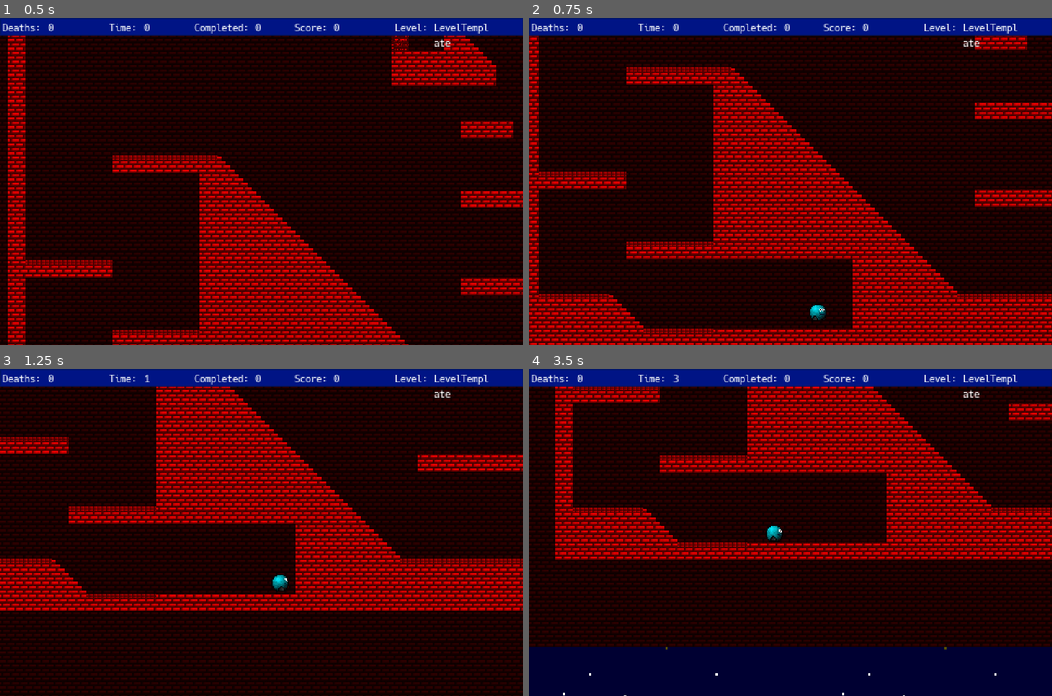
Above: before the commit, frames 1-4 (two rows, left to right).
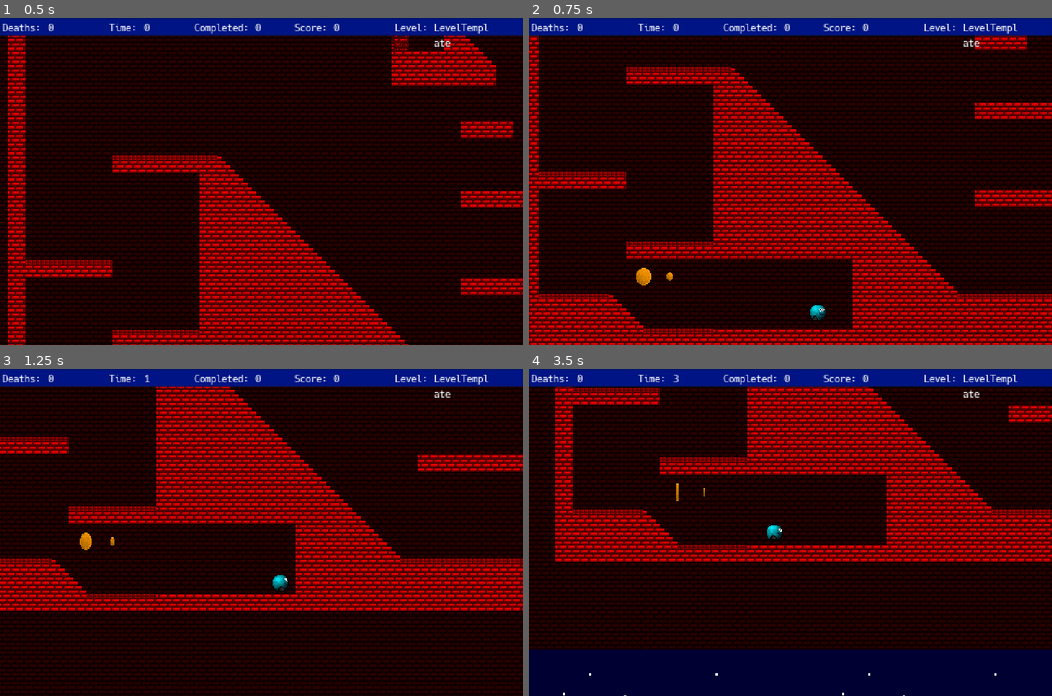
Above: after the commit, the same moments.

Repository: BadMojo91/ClassicPlatformer
Game: Godot game, scene res://prefabs/main_game.tscn
Same seed, same stepped clock (60 frames per second), same inputs: the game is played once before the commit and once after it.
Inputs:
- Up to frame 1 (0.5 s): no input
- Up to frame 2 (0.75 s): hold D (move_right) from 0.53 s (still down)
- Up to frame 3 (1.25 s): keep holding D (move_right); tap Space (jump) at 0.77 s
- Up to frame 4 (3.5 s): tap Space (jump) at 1.52, 3.02 s; release D (move_right) at 2.03 s; hold A (move_left) 2.03-2.78 s; hold D (move_right) from 2.78 s (still down)

Frame 1 is identical in both runs. In frame 2, 0.1% of the frame differs, in the area x 20-28%, y 76-82%; in frame 3, 0.1%; in frame 4, 51%, in the area x 0-100%, y 5-86%.

Commit message:
item pickup sprite changes on play but not in editor via script

Diff:
--- a/animations/items/Coins_Small.tres
+++ b/animations/items/Coins_Small.tres
@@ -26,6 +26,6 @@
 animations = [ {
 "frames": [ SubResource( 1 ), SubResource( 2 ), SubResource( 3 ), SubResource( 4 ), SubResource( 5 ), SubResource( 4 ), SubResource( 3 ), SubResource( 2 ) ],
 "loop": true,
-"name": "coin_spin",
+"name": "default",
 "speed": 5.0
 } ]
--- a/levels/Level4.tscn
+++ b/levels/Level4.tscn
@@ -1,11 +1,13 @@
-[gd_scene load_steps=7 format=2]
+[gd_scene load_steps=9 format=2]
 
 [ext_resource path="res://prefabs/ItemPickup.tscn" type="PackedScene" id=1]
 [ext_resource path="res://levels/LevelTemplate.tscn" type="PackedScene" id=2]
 [ext_resource path="res://prefabs/LevelExit.tscn" type="PackedScene" id=3]
 [ext_resource path="res://prefabs/PlayerSpawn.tscn" type="PackedScene" id=4]
 [ext_resource path="res://tilemaps/TileMap_Level1.tres" type="TileSet" id=5]
+[ext_resource path="res://animations/items/Coins_Large.tres" type="SpriteFrames" id=6]
 [ext_resource path="res://materials/mat_backdrop.tres" type="Material" id=7]
+[ext_resource path="res://animations/items/Coins_Small.tres" type="SpriteFrames" id=8]
 
 [node name="LevelTemplate" type="Node2D"]
 
@@ -66,4 +68,20 @@
 position = Vector2( 89, 529 )
 
 [node name="ItemPickup" parent="." instance=ExtResource( 1 )]
-position = Vector2( 306, 216 )
+position = Vector2( 314, 248 )
+score = 100
+sprite_frames = ExtResource( 6 )
+
+[node name="ItemPickup2" parent="." instance=ExtResource( 1 )]
+position = Vector2( 745, 544 )
+score = 100
+
+[node name="ItemPickup3" parent="." instance=ExtResource( 1 )]
+position = Vector2( -40, 512 )
+score = 50
+sprite_frames = ExtResource( 8 )
+
+[node name="ItemPickup4" parent="." instance=ExtResource( 1 )]
+position = Vector2( -64, 512 )
+score = 100
+sprite_frames = ExtResource( 6 )
--- a/prefabs/ItemPickup.tscn
+++ b/prefabs/ItemPickup.tscn
@@ -1,50 +1,20 @@
-[gd_scene load_steps=11 format=2]
+[gd_scene load_steps=4 format=2]
 
-[ext_resource path="res://assets/CoinDetailed.png" type="Texture" id=1]
 [ext_resource path="res://src/actors/ItemPickup.gd" type="Script" id=2]
 [ext_resource path="res://animations/items/Coins_Small.tres" type="SpriteFrames" id=3]
 
 [sub_resource type="CircleShape2D" id=1]
 
-[sub_resource type="AtlasTexture" id=2]
-atlas = ExtResource( 1 )
-region = Rect2( 0, 0, 16, 16 )
-
-[sub_resource type="AtlasTexture" id=3]
-atlas = ExtResource( 1 )
-region = Rect2( 16, 0, 16, 16 )
-
-[sub_resource type="AtlasTexture" id=4]
-atlas = ExtResource( 1 )
-region = Rect2( 32, 0, 16, 16 )
-
-[sub_resource type="AtlasTexture" id=5]
-atlas = ExtResource( 1 )
-region = Rect2( 48, 0, 16, 16 )
-
-[sub_resource type="AtlasTexture" id=6]
-atlas = ExtResource( 1 )
-region = Rect2( 64, 0, 16, 16 )
-
-[sub_resource type="SpriteFrames" id=7]
-animations = [ {
-"frames": [ SubResource( 2 ), SubResource( 3 ), SubResource( 4 ), SubResource( 5 ), SubResource( 6 ), SubResource( 5 ), SubResource( 4 ), SubResource( 3 ) ],
-"loop": true,
-"name": "default",
-"speed": 5.0
-} ]
-
 [node name="ItemPickup" type="Area2D"]
 script = ExtResource( 2 )
-sprite_frames = ExtResource( 3 )
+
+[node name="AnimatedSprite" type="AnimatedSprite" parent="."]
+frames = ExtResource( 3 )
+frame = 2
+speed_scale = 2.0
+playing = true
 
 [node name="CollisionShape2D" type="CollisionShape2D" parent="."]
 shape = SubResource( 1 )
 
-[node name="AnimatedSprite" type="AnimatedSprite" parent="CollisionShape2D"]
-frames = SubResource( 7 )
-frame = 2
-speed_scale = 2.0
-playing = true
-
 [connection signal="body_entered" from="." to="." method="_on_ItemPickup_body_entered"]
--- a/prefabs/Player.tscn
+++ b/prefabs/Player.tscn
@@ -8,13 +8,17 @@
 atlas = ExtResource( 3 )
 region = Rect2( 0, 0, 16, 16 )
 
+[sub_resource type="AtlasTexture" id=15]
+atlas = ExtResource( 2 )
+region = Rect2( 80, 0, 16, 16 )
+
+[sub_resource type="AtlasTexture" id=14]
+atlas = ExtResource( 2 )
+region = Rect2( 64, 0, 16, 16 )
+
 [sub_resource type="AtlasTexture" id=8]
 atlas = ExtResource( 2 )
 region = Rect2( 16, 0, 16, 16 )
-
-[sub_resource type="AtlasTexture" id=15]
-atlas = ExtResource( 2 )
-region = Rect2( 80, 0, 16, 16 )
 
 [sub_resource type="AtlasTexture" id=2]
 atlas = ExtResource( 2 )
@@ -39,10 +43,6 @@
 [sub_resource type="AtlasTexture" id=7]
 atlas = ExtResource( 2 )
 region = Rect2( 80, 0, 16, 16 )
-
-[sub_resource type="AtlasTexture" id=14]
-atlas = ExtResource( 2 )
-region = Rect2( 64, 0, 16, 16 )
 
 [sub_resource type="AtlasTexture" id=19]
 atlas = ExtResource( 3 )
@@ -103,24 +103,24 @@
 "name": "idle",
 "speed": 5.0
 }, {
+"frames": [ SubResource( 15 ) ],
+"loop": true,
+"name": "dead",
+"speed": 5.0
+}, {
+"frames": [ SubResource( 14 ) ],
+"loop": true,
+"name": "compressed",
+"speed": 5.0
+}, {
 "frames": [ SubResource( 8 ) ],
 "loop": true,
 "name": "bounce_soft",
 "speed": 5.0
 }, {
-"frames": [ SubResource( 15 ) ],
-"loop": true,
-"name": "dead",
-"speed": 5.0
-}, {
 "frames": [ SubResource( 2 ), SubResource( 3 ), SubResource( 4 ), SubResource( 5 ), SubResource( 6 ), SubResource( 7 ) ],
 "loop": true,
 "name": "death",
-"speed": 5.0
-}, {
-"frames": [ SubResource( 14 ) ],
-"loop": true,
-"name": "compressed",
 "speed": 5.0
 }, {
 "frames": [ SubResource( 18 ), SubResource( 19 ), SubResource( 20 ), SubResource( 21 ), SubResource( 22 ), SubResource( 23 ), SubResource( 24 ), SubResource( 25 ) ],
@@ -145,6 +145,7 @@
 [node name="Player" type="KinematicBody2D"]
 z_index = 2
 collision_mask = 24
+collision/safe_margin = 0.001
 script = ExtResource( 1 )
 
 [node name="AnimatedSprite" type="AnimatedSprite" parent="."]
--- a/src/actors/ItemPickup.gd
+++ b/src/actors/ItemPickup.gd
@@ -1,11 +1,14 @@
+tool
 extends Area2D
+
 
 export var score: int
 export var sprite_frames: SpriteFrames
-onready var sf = $SpriteFrames
+onready var anim = $AnimatedSprite
 
 func _ready() -> void:
-	sf = sprite_frames
+	if sprite_frames:
+		anim.set_sprite_frames(sprite_frames)
 
 func _on_ItemPickup_body_entered(body: Node) -> void:
 	SignalBus.emit_signal("add_to_score", score)
--- a/src/actors/Player.gd
+++ b/src/actors/Player.gd
@@ -31,6 +31,7 @@
 		anim_sprite.play("Walk")
 		anim_sprite.speed_scale = abs(velocity.x) * 0.05
 		anim_sprite.flip_h = true if velocity.x < 0.0 else false
+
 #	elif bounce:
 #		#play bounce animation
 #		if bounce_velocity.y < -50.0:
@@ -44,6 +45,9 @@
 	if dead and velocity == Vector2.ZERO:
 		return
 
+	#if velocity.y == 0.000:
+	#	boost_count = 0
+
 		#jump input
 	jump_active = true if Input.is_action_pressed("jump") and is_on_floor() and !dead else false
 	boost_active = true if Input.is_action_pressed("move_up") and is_on_floor() and !dead else false
@@ -51,6 +55,7 @@
 	release_jump = Input.is_action_just_released("jump")
 
 	var direction: = get_direction()
+
 
 	#add compression or jump force
 	if jump_active and !compressed:
@@ -65,6 +70,7 @@
 
 	velocity = calculate_move_velocity(velocity, direction, max_speed, jump_force)
 	velocity = move_and_slide(velocity, FLOOR_NORMAL)
+
 
 
 func get_direction() -> Vector2:
@@ -156,9 +162,6 @@
 
 
 
-
-
-
 func _on_AnimatedSprite_animation_finished() -> void:
 
 	if dead:
@@ -180,9 +183,6 @@
 	SignalBus.emit_signal("update_player_death_state", dead)
 
 
-
-
-
 func _on_AnimatedSprite_frame_changed() -> void:
 	if (jump_active && !compressed):
 		var frame_delta = float(anim_sprite.frame) / float(anim_sprite.frames.get_frame_count("jump"))
